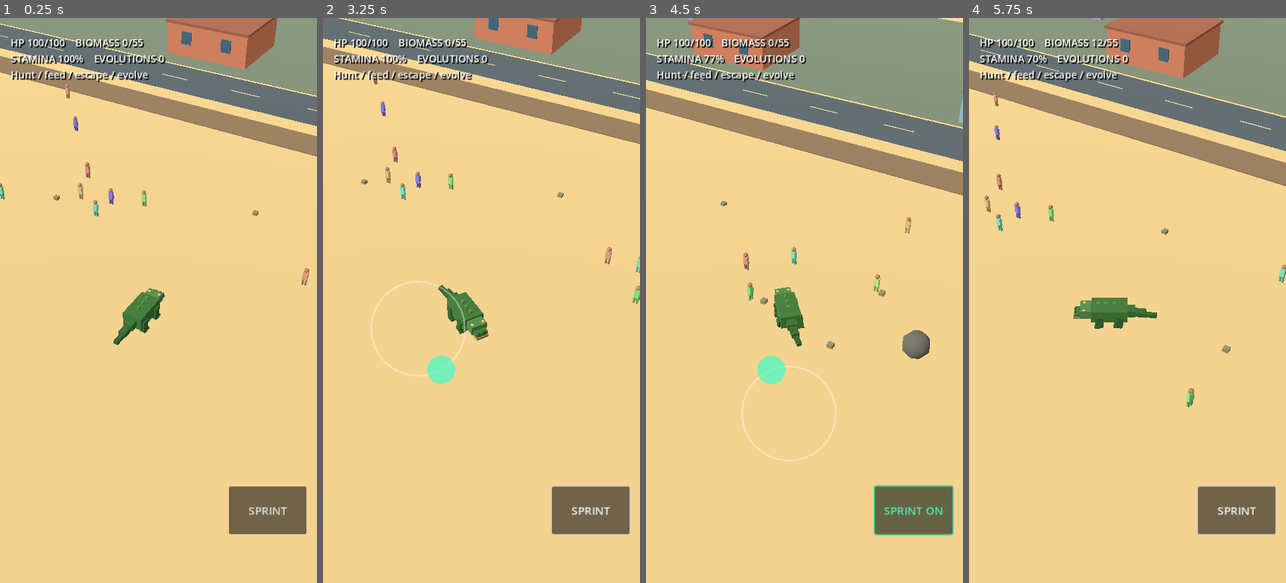
Above: before the commit, frames 1-4 (left to right).
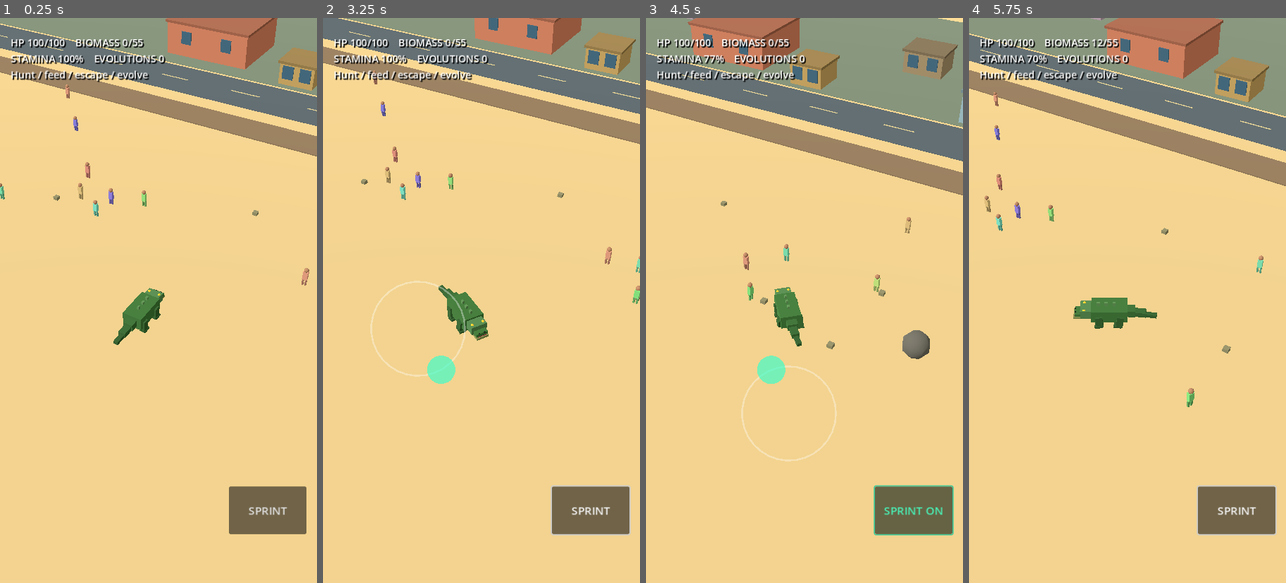
Above: after the commit, the same moments.

Repository: kavemankai/Kaijustomp
Game: Godot game, scene res://scenes/BeachDemo.tscn
Two runs of this game, one before a commit and one after it. Both use one fixed random seed, a clock stepped at 60 frames per second and the inputs below.
Inputs (mouse positions are in pixels of both pictures, inside the frame that each line leads up to):
- Up to frame 1 (0.25 s): no input
- Up to frame 2 (3.25 s): click "SPRINT" at 0.5 s; click "SPRINT ON" at 1.25 s; tap Enter (ui_accept) at 2, 2.75 s; drag from (481, 300) to (513, 176) at 2.02 s; drag from (418, 328) to (465, 413) at 2.77 s
- Up to frame 3 (4.5 s): move the mouse to (836, 176) at 3.52 s; hold Right (ui_right) 3.53-4.25 s; tap Shift at 3.6 s; drag from (788, 413) to (709, 215) at 4.27 s
- Up to frame 4 (5.75 s): move the mouse to (1222, 385) at 5.02 s; hold Left (ui_left) from 5.03 s (still down); tap 1 at 5.1 s; tap Enter (ui_accept) at 5.27 s

The runs differ from the first frame. In frame 1, 0.8% of the frame differs, in the area x 87-100%, y 5-13%; in frame 2, 0.9%; in frame 3, 1.8%, in the area x 43-99%, y 3-44%; in frame 4, 1.1%.

Commit message:
Add solid building collision, tiered beach demolition, occupants, and physical tracer rounds

Diff:
--- a/scripts/beach/BeachDemo.gd
+++ b/scripts/beach/BeachDemo.gd
@@ -15,7 +15,8 @@
 const CAMERA_OFFSET := Vector3(14.0, 25.0, 22.0)
 const PORTRAIT_CAMERA_DISTANCE := 1.48
 
-var beast: Node3D
+var beast: CharacterBody3D
+var beast_collision_shape: CapsuleShape3D
 var beast_visual: Node3D
 var jaw: Node3D
 var head_pivot: Node3D
@@ -62,6 +63,8 @@
 var officers: Array[Dictionary] = []
 var buildings: Array[Dictionary] = []
 var debris: Array[Dictionary] = []
+var projectiles: Array[Dictionary] = []
+const MAX_PROJECTILES := 72
 
 var ui_layer: CanvasLayer
 var stats_label: Label
@@ -146,12 +149,16 @@
 		_box(self, Vector3(x, 0.16, z), Vector3(0.5, 0.32, 0.5), Color(0.52, 0.50, 0.36))
 	for p in [Vector3(-32, 0, 7), Vector3(28, 0, 9), Vector3(51, 0, -11)]:
 		_sphere(self, p + Vector3(0, 0.85, 0), 1.2, Color(0.39, 0.38, 0.34))
-	_add_building(Vector3(-21, 0, -40), Vector2(13, 11), 4.6, Color(0.76, 0.46, 0.34), "Cafe")
-	_add_building(Vector3(22, 0, -37), Vector2(10, 9), 4.0, Color(0.55, 0.67, 0.70), "Beach shop")
-	_add_building(Vector3(-45, 0, -54), Vector2(14, 12), 7.5, Color(0.65, 0.56, 0.62), "Apartments")
-	_add_building(Vector3(45, 0, -54), Vector2(14, 12), 7.0, Color(0.64, 0.62, 0.49), "Hotel")
-
-func _add_building(pos: Vector3, footprint: Vector2, height: float, col: Color, title: String) -> void:
+	# Weak beach structures are the first demolition targets; larger buildings
+	# require more Strength evolutions. Every structure has baseline occupants.
+	_add_building(Vector3(-6, 0, -35), Vector2(5, 5), 2.9, Color(0.71, 0.58, 0.34), "Beach kiosk", 1, 3, 3, 2)
+	_add_building(Vector3(7, 0, -47), Vector2(6, 5), 3.1, Color(0.59, 0.51, 0.38), "Wooden shed", 1, 3, 3, 1)
+	_add_building(Vector3(-21, 0, -40), Vector2(13, 11), 4.6, Color(0.76, 0.46, 0.34), "Cafe", 2, 5, 4, 5)
+	_add_building(Vector3(22, 0, -37), Vector2(10, 9), 4.0, Color(0.55, 0.67, 0.70), "Beach shop", 2, 4, 4, 3)
+	_add_building(Vector3(-45, 0, -54), Vector2(14, 12), 7.5, Color(0.65, 0.56, 0.62), "Apartments", 3, 7, 5, 10)
+	_add_building(Vector3(45, 0, -54), Vector2(14, 12), 7.0, Color(0.64, 0.62, 0.49), "Hotel", 3, 7, 5, 12)
+
+func _add_building(pos: Vector3, footprint: Vector2, height: float, col: Color, title: String, required_strength: int, hits: int, breakthrough_strength: int, occupants: int) -> void:
 	var root := Node3D.new()
 	root.position = pos
 	add_child(root)
@@ -159,12 +166,39 @@
 	_box(root, Vector3(0, height + 0.18, 0), Vector3(footprint.x + 0.5, 0.35, footprint.y + 0.5), col.darkened(0.24))
 	for x in [-1.0, 1.0]:
 		_box(root, Vector3(x * footprint.x * 0.25, height * 0.60, footprint.y * 0.51), Vector3(1.6, 1.8, 0.14), Color(0.23, 0.37, 0.45))
-	buildings.append({"node": root, "position": pos, "half": footprint * 0.5, "hits": 3, "destroyed": false, "hidden": 0, "name": title})
+	# A visible MeshInstance3D is not an obstacle. Physical collision must
+	# remain active until the building actually collapses.
+	var solid := StaticBody3D.new()
+	solid.collision_layer = 1
+	solid.collision_mask = 1
+	root.add_child(solid)
+	var blocker := CollisionShape3D.new()
+	var shape := BoxShape3D.new()
+	shape.size = Vector3(footprint.x, height, footprint.y)
+	blocker.shape = shape
+	blocker.position.y = height * 0.5
+	solid.add_child(blocker)
+	buildings.append({
+		"node": root, "collider": solid, "position": pos,
+		"half": footprint * 0.5, "hits": hits, "destroyed": false,
+		"hidden": occupants, "base_occupants": occupants, "name": title,
+		"required_strength": required_strength, "breakthrough_strength": breakthrough_strength
+	})
+
 
 func _build_creature() -> void:
-	beast = Node3D.new()
+	beast = CharacterBody3D.new()
+	beast.collision_layer = 1
+	beast.collision_mask = 1
 	beast.position = Vector3(0, 0, 18)
 	add_child(beast)
+	# Upright capsule provides swept, orientation-independent wall collision.
+	# Its broad footprint protects the head and torso, including while sprinting.
+	beast_collision_shape = CapsuleShape3D.new()
+	var body_collision := CollisionShape3D.new()
+	body_collision.shape = beast_collision_shape
+	beast.add_child(body_collision)
+	_sync_beast_collision()
 	beast_visual = Node3D.new()
 	beast.add_child(beast_visual)
 	var green := Color(0.22, 0.42, 0.19)
@@ -207,6 +241,14 @@
 		tail_parent = segment
 	for z in [-0.9, -0.25, 0.42]:
 		_box(beast_visual, Vector3(0, 1.67, z), Vector3(0.18, 0.40, 0.25), Color(0.33, 0.51, 0.29))
+
+func _sync_beast_collision() -> void:
+	# Keep world-space collision sized to major growth milestones.
+	beast_collision_shape.radius = 1.85 * growth_scale
+	beast_collision_shape.height = 3.70 * growth_scale
+	var shape_node: CollisionShape3D = beast.get_child(0)
+	shape_node.position.y = 1.85 * growth_scale
+
 
 func _build_camera() -> void:
 	follow_camera = Camera3D.new()
@@ -357,6 +399,7 @@
 		if regeneration > 0:
 			hp = minf(max_hp, hp + float(regeneration) * 0.6 * delta)
 	_update_police(delta)
+	_update_projectiles(delta)
 	_update_debris(delta)
 	if evolving and evolution_clock <= 0.0 and not game_over:
 		_finish_evolution()
@@ -397,17 +440,24 @@
 		var next_pos := beast.global_position + direction * speed * delta
 		next_pos.x = clampf(next_pos.x, -70.0, 70.0)
 		next_pos.z = clampf(next_pos.z, -67.0, 26.0)
-		var building_idx := _blocking_building(next_pos)
-		if building_idx < 0:
-			beast.global_position = next_pos
-		elif strength > 0:
-			strike_timer -= delta
-			if strength >= 3:
-				_damage_building(building_idx, 3)
-				beast.global_position = next_pos
-			elif strike_timer <= 0.0:
-				_damage_building(building_idx, 1)
-				strike_timer = 0.70
+		# move_and_collide performs a swept physics test, including sprint frames.
+		# Sliding preserves responsive movement along the face of an obstacle.
+		var motion := next_pos - beast.global_position
+		var contact := beast.move_and_collide(motion)
+		if contact != null:
+			var index := _building_for_collider(contact.get_collider())
+			if index >= 0:
+				var building: Dictionary = buildings[index]
+				if strength >= int(building["required_strength"]):
+					strike_timer -= delta
+					if sprint_active and strength >= int(building["breakthrough_strength"]):
+						_damage_building(index, int(building["hits"]))
+					elif strike_timer <= 0.0:
+						_damage_building(index, 1)
+						strike_timer = 0.70
+			var slide := contact.get_remainder().slide(contact.get_normal())
+			if slide.length_squared() > 0.000001:
+				beast.move_and_collide(slide)
 		run_phase += delta * (18.0 if sprint_active else 11.0) * maxf(0.4, stick.length())
 	strike_timer = maxf(0.0, strike_timer - delta)
 	_update_creature_animation(delta, moving)
@@ -439,6 +489,13 @@
 			prey_in_mouth.queue_free()
 			prey_in_mouth = null
 
+func _building_for_collider(collider: Object) -> int:
+	for i in range(buildings.size()):
+		if not buildings[i]["destroyed"] and buildings[i]["collider"] == collider:
+			return i
+	return -1
+
+
 func _blocking_building(pos: Vector3) -> int:
 	for i in range(buildings.size()):
 		var b: Dictionary = buildings[i]
@@ -452,6 +509,8 @@
 
 func _damage_building(index: int, hits: int) -> void:
 	var b: Dictionary = buildings[index]
+	if b["destroyed"]:
+		return
 	b["hits"] = int(b["hits"]) - hits
 	if b["hits"] <= 0:
 		b["destroyed"] = true
@@ -460,8 +519,18 @@
 		root.queue_free()
 		_make_debris(source, 12)
 		alert += 17.0
+		# Everyone already inside, plus people who sheltered during the run,
+		# is released on collapse. Spawn outside the original footprint.
+		var half: Vector2 = b["half"]
 		for j in range(int(b["hidden"])):
-			_spawn_civilian(source + Vector3(randf_range(-9, 9), 0, randf_range(-9, 9)))
+			var side := j % 4
+			var spawn_offset := Vector3.ZERO
+			match side:
+				0: spawn_offset = Vector3(half.x + 2.0, 0, randf_range(-half.y, half.y))
+				1: spawn_offset = Vector3(-half.x - 2.0, 0, randf_range(-half.y, half.y))
+				2: spawn_offset = Vector3(randf_range(-half.x, half.x), 0, half.y + 2.0)
+				3: spawn_offset = Vector3(randf_range(-half.x, half.x), 0, -half.y - 2.0)
+			_spawn_civilian(source + spawn_offset)
 		b["hidden"] = 0
 		Input.vibrate_handheld(65)
 	buildings[index] = b
@@ -586,11 +655,71 @@
 		if distance < 21.0:
 			cop["cooldown"] = float(cop["cooldown"]) - delta
 			if cop["cooldown"] <= 0.0:
-				var hit_chance := 0.35 if sprint_active else (0.68 if touch_vector.length_squared() > 0.05 or Input.get_vector("ui_left", "ui_right", "ui_up", "ui_down").length_squared() > 0.05 else 1.0)
-				if randf() <= hit_chance:
-					_take_damage(16.0 if cop["swat"] else 10.0)
+				# Every shot creates a real moving projectile. Aim error only
+				# changes its trajectory; damage happens on physical impact.
+				var origin := unit.global_position + Vector3(0, 1.55, 0)
+				var aim := beast.global_position + Vector3(0, 1.75 * growth_scale, 0)
+				var move_aim := sprint_active or touch_vector.length_squared() > 0.05 or Input.get_vector("ui_left", "ui_right", "ui_up", "ui_down").length_squared() > 0.05
+				var spread := 2.15 if sprint_active else (1.1 if move_aim else 0.24)
+				aim += Vector3(randf_range(-spread, spread), randf_range(-spread * 0.45, spread * 0.45), randf_range(-spread, spread))
+				_spawn_projectile(origin, (aim - origin).normalized(), bool(cop["swat"]))
 				cop["cooldown"] = 1.3 if cop["swat"] else 2.0
 		officers[i] = cop
+
+func _spawn_projectile(origin: Vector3, direction: Vector3, heavy: bool) -> void:
+	# A bright tracer is part of the actual projectile, not a cosmetic hitscan.
+	# A strict cap prevents gunfire from overloading a low-end Android device.
+	if projectiles.size() >= MAX_PROJECTILES:
+		var expired: Dictionary = projectiles.pop_front()
+		var old_visual: Node3D = expired["node"]
+		old_visual.queue_free()
+	var tint := Color(1.0, 0.30, 0.12) if heavy else Color(1.0, 0.90, 0.25)
+	var travel := direction.normalized()
+	var root := Node3D.new()
+	root.position = origin
+	add_child(root)
+	root.look_at(origin + travel, Vector3.UP)
+	var streak := BoxMesh.new()
+	streak.size = Vector3(0.18, 0.18, 1.0) if heavy else Vector3(0.12, 0.12, 0.75)
+	var mat := StandardMaterial3D.new()
+	mat.shading_mode = BaseMaterial3D.SHADING_MODE_UNSHADED
+	mat.albedo_color = tint
+	mat.emission_enabled = true
+	mat.emission = tint
+	streak.material = mat
+	var visual := MeshInstance3D.new()
+	visual.mesh = streak
+	visual.position.z = 0.40
+	root.add_child(visual)
+	projectiles.append({
+		"node": root, "velocity": travel * (43.0 if heavy else 36.0),
+		"damage": 16.0 if heavy else 10.0, "lifetime": 1.8
+	})
+
+
+func _update_projectiles(delta: float) -> void:
+	for i in range(projectiles.size() - 1, -1, -1):
+		var shot: Dictionary = projectiles[i]
+		var visual: Node3D = shot["node"]
+		var start: Vector3 = visual.global_position
+		var destination: Vector3 = start + Vector3(shot["velocity"]) * delta
+		var query := PhysicsRayQueryParameters3D.create(start, destination, 1)
+		var result := get_world_3d().direct_space_state.intersect_ray(query)
+		shot["lifetime"] = float(shot["lifetime"]) - delta
+		if not result.is_empty():
+			visual.global_position = result["position"]
+			if result["collider"] == beast:
+				_take_damage(float(shot["damage"]))
+			# Any intact building intercepts shots; no damage passes through.
+			visual.queue_free()
+			projectiles.remove_at(i)
+		elif shot["lifetime"] <= 0.0:
+			visual.queue_free()
+			projectiles.remove_at(i)
+		else:
+			visual.global_position = destination
+			projectiles[i] = shot
+
 
 func _take_damage(raw: float) -> void:
 	if game_over:
@@ -702,6 +831,7 @@
 	sprint_requested = false
 	if evolutions % 3 == 0:
 		growth_scale *= 1.25
+		_sync_beast_collision()
 	beast_visual.scale = Vector3.ONE * growth_scale
 	choice_open = false
 	modal.visible = false
